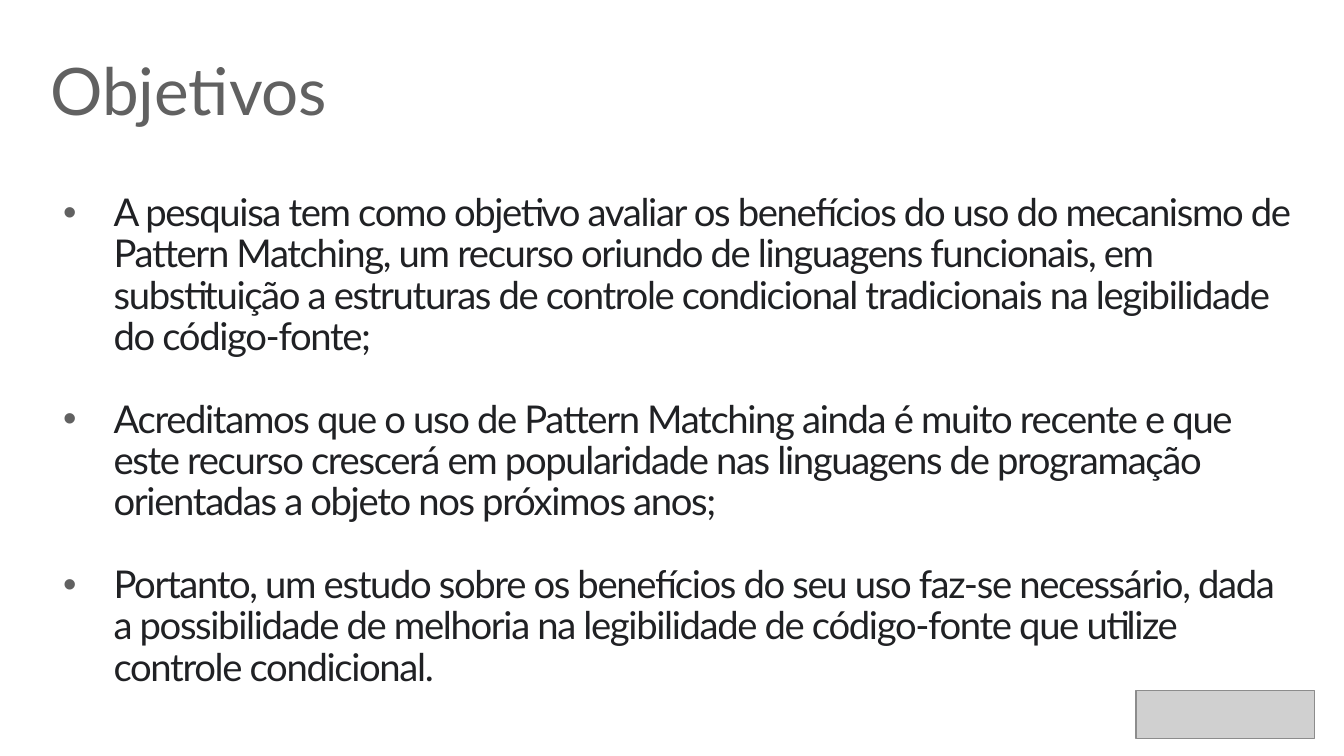
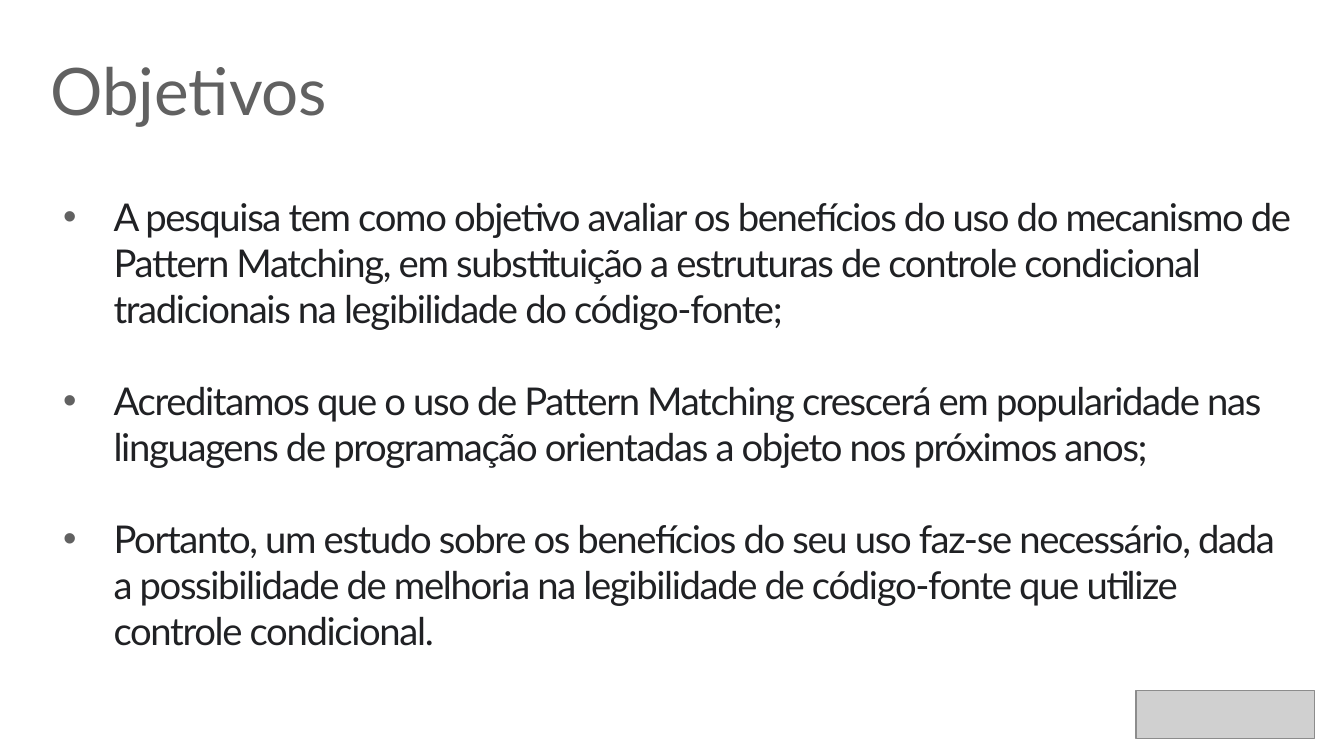
Before and after one commit to rafaelcruz-net/pattern-matching, a slide deck: slide 12 of Apresentacao_Defesa.pptx (slide 17 before the commit). Drawn at 1344x756 pixels with LibreOffice and Linux fonts; fonts in the diff are those of the drawing; grey boxes stand for pictures. Boxes give left, top, right and bottom in pixels: in the first picture for what was removed or moved away, otherwise in the second. Text is boxed around its words. In the diff, an @@ line names an element or a change of style, - is before the commit and + after.

```diff
--- a/Apresentacao_Defesa.pptx
+++ b/Apresentacao_Defesa.pptx
@@ text at (114, 203, 1291, 468): text changed @@
-• A pesquisa tem como objetivo avaliar os benefícios do uso do mecanismo de Pattern Matching, um recurso oriundo de linguagens funcionais, em substituição a estruturas de controle condicional tradicionais na legibilidade do código-fonte;
-• Acreditamos que o uso de Pattern Matching ainda é muito recente e que este recurso crescerá em popularidade nas linguagens de programação orientadas a objeto nos próximos anos;
+• A pesquisa tem como objetivo avaliar os benefícios do uso do mecanismo de Pattern Matching, em substituição a estruturas de controle condicional tradicionais na legibilidade do código-fonte;
+• Acreditamos que o uso de Pattern Matching crescerá em popularidade nas linguagens de programação orientadas a objeto nos próximos anos;
@@ text at (114, 525, 1275, 646): line spacing 0.9 to 1 @@
```
Also in this commit, not shown: 13 other slides changed, 5 slides added, 9 other files.
